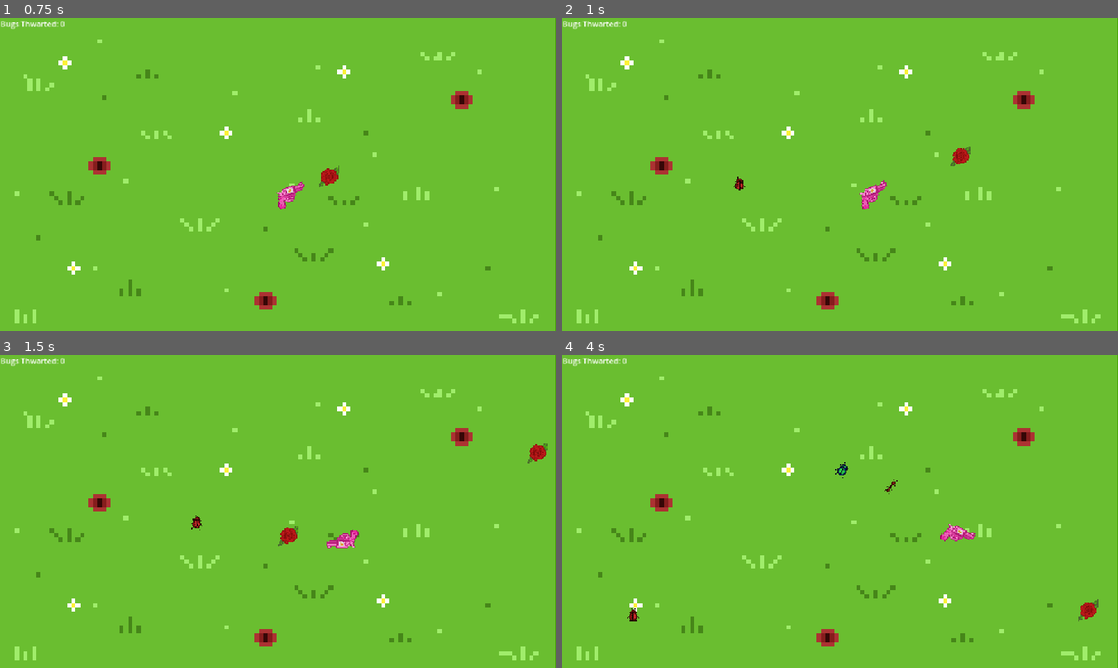
Above: before the commit, frames 1-4 (two rows, left to right).
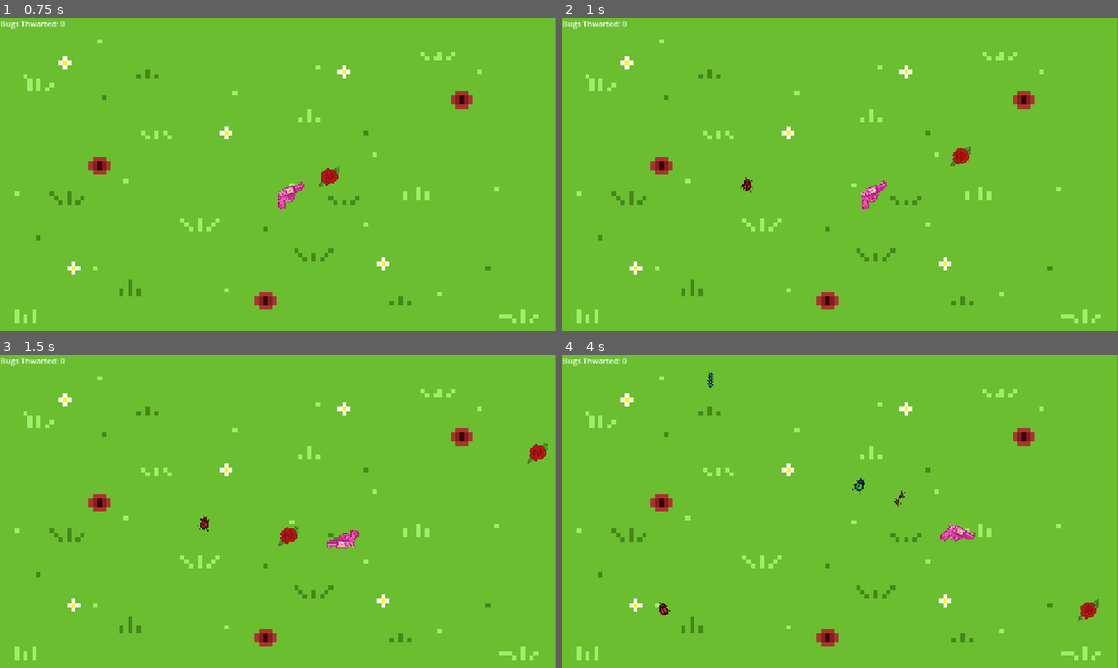
Above: after the commit, the same moments.

Repository: kazziecore/flower-shooter-game
Game: Godot game, scene res://scenes/game.tscn
Two runs of this game, one before a commit and one after it. Both use one fixed random seed, a clock stepped at 60 frames per second and the inputs below.
Inputs (mouse positions are in pixels of both pictures, inside the frame that each line leads up to):
- Up to frame 1 (0.75 s): tap Enter at 0.5 s; move the mouse to (400, 158) at 0.52 s; hold D (right) from 0.53 s (still down); click (400, 158) at 0.6 s
- Up to frame 2 (1 s): keep holding D (right)
- Up to frame 3 (1.5 s): move the mouse to (166, 527) at 1.27 s; release D (right) at 1.28 s; hold S (down) from 1.28 s (still down); click (166, 527) at 1.35 s
- Up to frame 4 (4 s): move the mouse to (895, 442) at 2.02 s; release S (down) at 2.03 s; hold D (right) 2.03-2.78 s; click (895, 442) at 2.1 s; move the mouse to (812, 574) at 2.77 s; hold W (up) 2.78-3.53 s; click (812, 574) at 2.85 s; move the mouse to (1006, 558) at 3.52 s; hold A (left) from 3.53 s (still down); click (1006, 558) at 3.6 s

Frame 1 is identical in both runs. In frame 2, 0.1% of the frame differs, in the area x 30-35%, y 50-56%; in frame 3, 0.1%; in frame 4, 0.3%, in the area x 11-62%, y 5-86%.

Commit message:
adjusting wait times

Diff:
--- a/flower-shooter-game/scenes/game.tscn
+++ b/flower-shooter-game/scenes/game.tscn
@@ -40,6 +40,7 @@
 shape = SubResource("WorldBoundaryShape2D_lbhrr")
 
 [node name="Timer" type="Timer" parent="."]
+wait_time = 0.8
 autostart = true
 
 [node name="ParallaxBackground" type="ParallaxBackground" parent="."]
